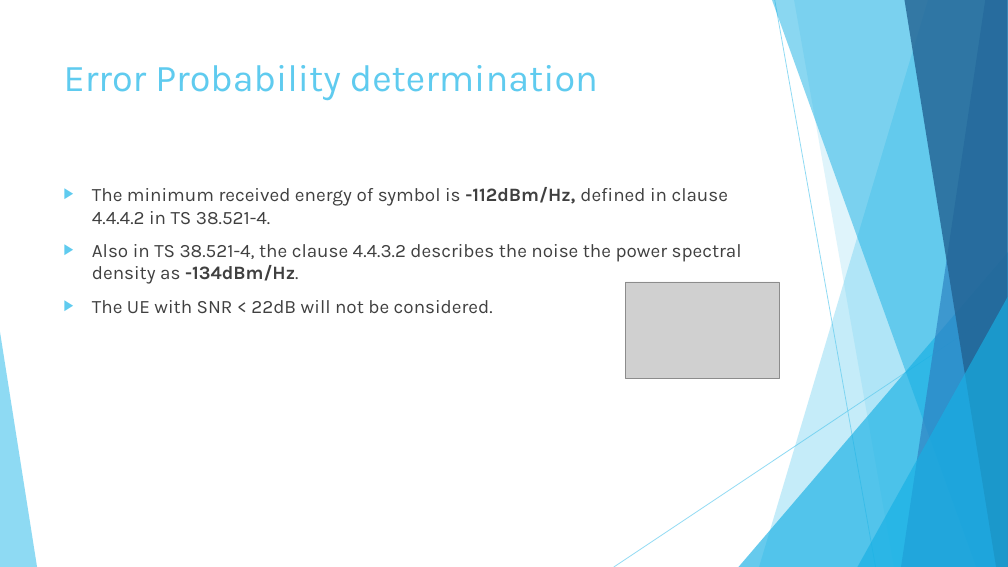
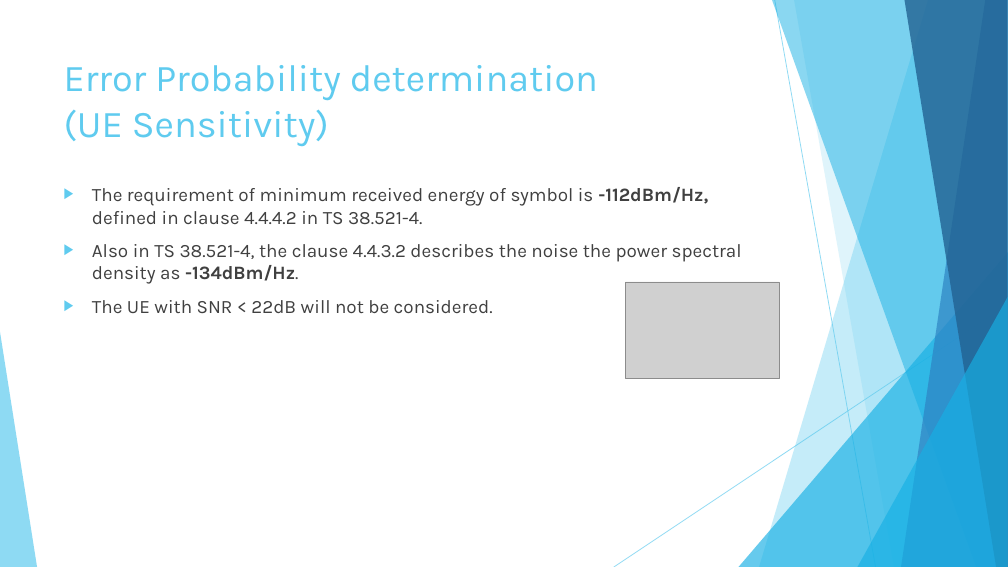
Before and after one commit to hungchun0201/Reliable_multicast_simulation, a slide deck: slide 7 of Final_project_reliable_multicast_retransmission_scheme.pptx (slide 8 before the commit). Drawn at 1008x567 pixels with LibreOffice and Linux fonts; fonts in the diff are those of the drawing; grey boxes stand for pictures. Boxes give left, top, right and bottom in pixels: in the first picture for what was removed or moved away, otherwise in the second. Text is boxed around its words. In the diff, an @@ line names an element or a change of style, - is before the commit and + after.

```diff
--- a/Final_project_reliable_multicast_retransmission_scheme.pptx
+++ b/Final_project_reliable_multicast_retransmission_scheme.pptx
@@ title at (64,65,598,146): text changed @@
-Error Probability determination
+Error Probability determination
+(UE Sensitivity)
@@ text at (92,187,708,224): text changed @@
-▶ The minimum received energy of symbol is -112dBm/Hz, defined in clause 4.4.4.2 in TS 38.521-4.
+▶ The requirement of minimum received energy of symbol is -112dBm/Hz, defined in clause 4.4.4.2 in TS 38.521-4.
```
Also in this commit, not shown: 13 other slides changed, 13 slides added, 4 slides removed, 14 other files.
